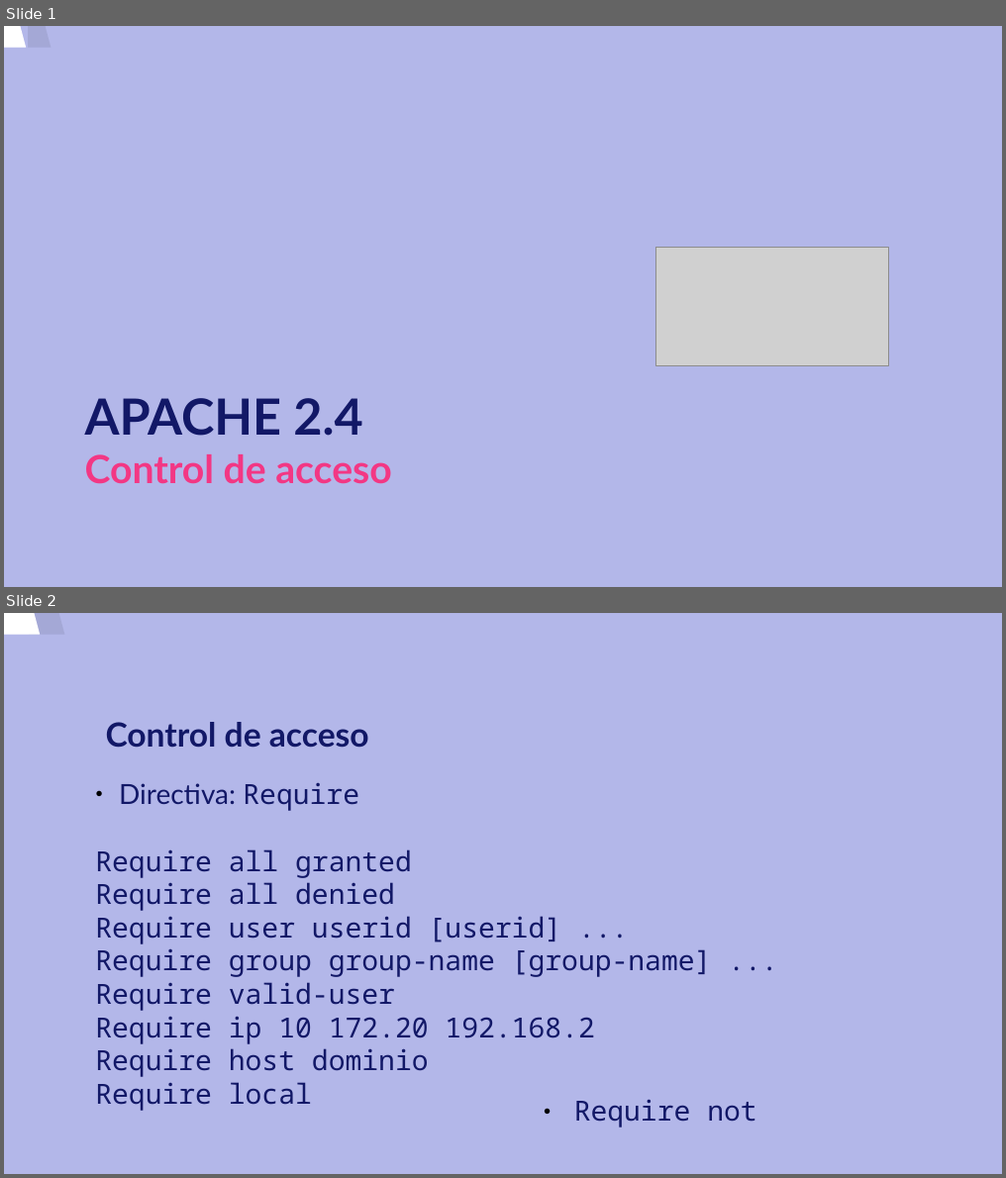
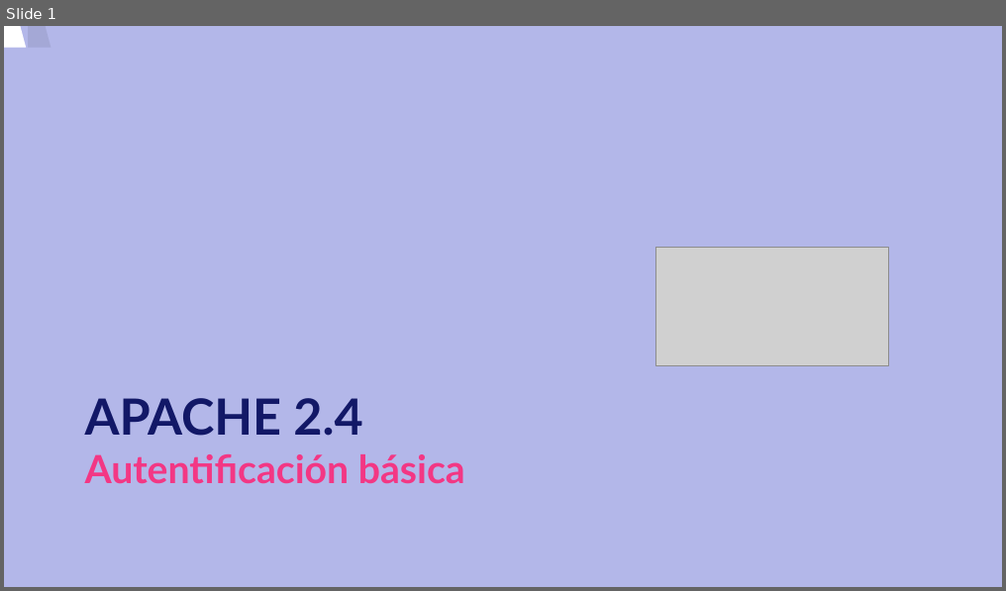
Before and after one commit to josedom24/curso_apache24, a slide deck: curso/u16/u16.odp. Shown one above the other, each under a label of ours: slides 1 and 2 before the commit, slide 1 after it. The pictures are 1006x1178 and 1006x591 pixels, drawn with LibreOffice and Linux fonts; fonts in the diff are those of the drawing; grey boxes stand for pictures. Boxes give left, top, right and bottom in pixels: in the first picture for what was removed or moved away, otherwise in the second. Text is boxed around its words. In the diff, an @@ line names an element or a change of style, - is before the commit and + after.

```diff
--- a/curso/u16/u16.odp
+++ b/curso/u16/u16.odp
@@ slide 2 removed at bbox=[4, 613, 1002, 1174], background #B3B7E9 @@
@@ freeform shape removed at bbox=[4, 613, 902, 1174] @@
@@ freeform shape removed at bbox=[29, 613, 927, 1174] @@
@@ title removed at bbox=[106, 722, 369, 747] @@
-Control de acceso
@@ text removed at bbox=[95, 783, 712, 1111] @@
-● Directiva: Require
-Require all granted
-Require all denied
-Require user userid [userid] ...
-Require group group-name [group-name] ...
-Require valid-user
-Require ip 10 172.20 192.168.2
-Require host dominio
-Require local
@@ text removed at bbox=[574, 1099, 756, 1128] @@
-● Require not
@@ slide 1 changed as well @@
@@ title at bbox=[85, 398, 465, 483]: text changed @@
-APACHE 2.4
-Control de acceso
+APACHE 2.4
+Autentificación básica
```
Also in this commit, not shown: 3 slides added, 2 other slides removed, 1 other file.
